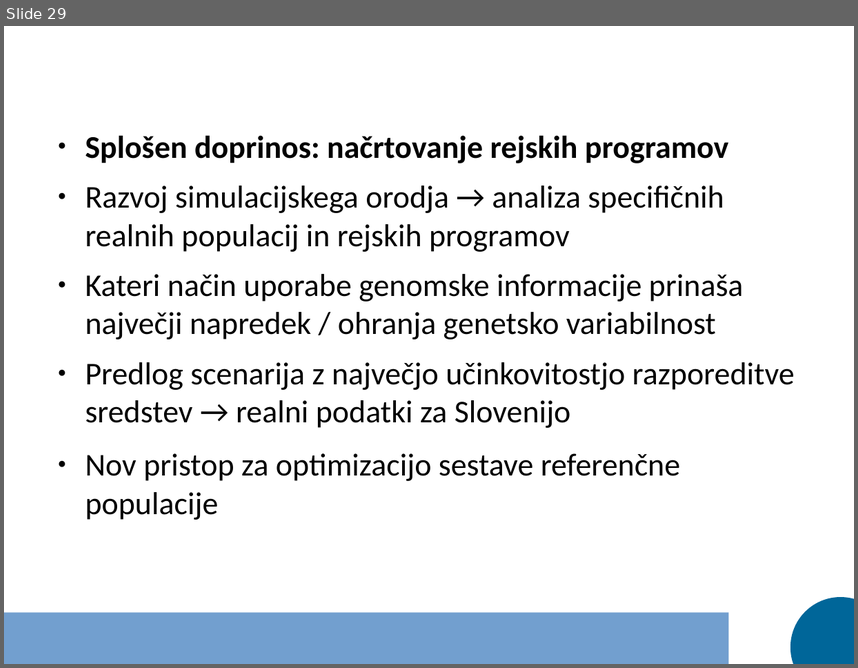
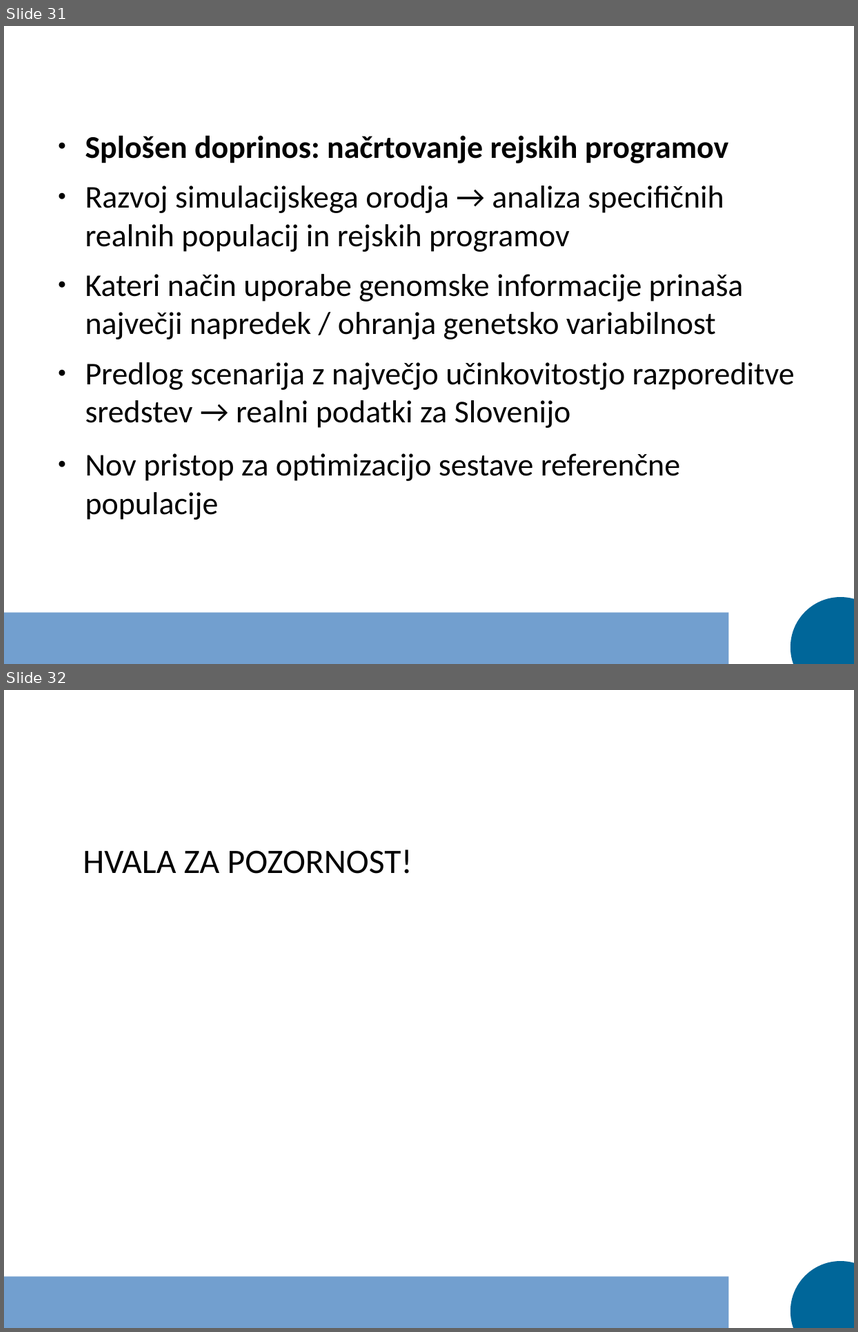
Before and after one commit to janaobsteter/Genotype_CODES, a slide deck: Predstavitev_dispozicija.odp. Shown one above the other, each under a label of ours: slide 29 before the commit, slides 31 and 32 after it. The pictures are 858x668 and 858x1332 pixels, drawn with LibreOffice and Linux fonts; fonts in the diff are those of the drawing. Boxes give left, top, right and bottom in pixels: in the first picture for what was removed or moved away, otherwise in the second. Text is boxed around its words. In the diff, an @@ line names an element or a change of style, - is before the commit and + after.

```diff
--- a/Predstavitev_dispozicija.odp
+++ b/Predstavitev_dispozicija.odp
@@ slide 32 added at (4,690,854,1328), background #FFFFFF; not listed: 2 template elements that a slide beside it also shows @@
@@ text added at (83,849,412,874), 32 pt, text #000000 @@
+HVALA ZA POZORNOST!
@@ what was slide 29 is now slide 31 @@
```
Also in this commit, not shown: 7 slides changed, 2 other slides added, 6 other files.
